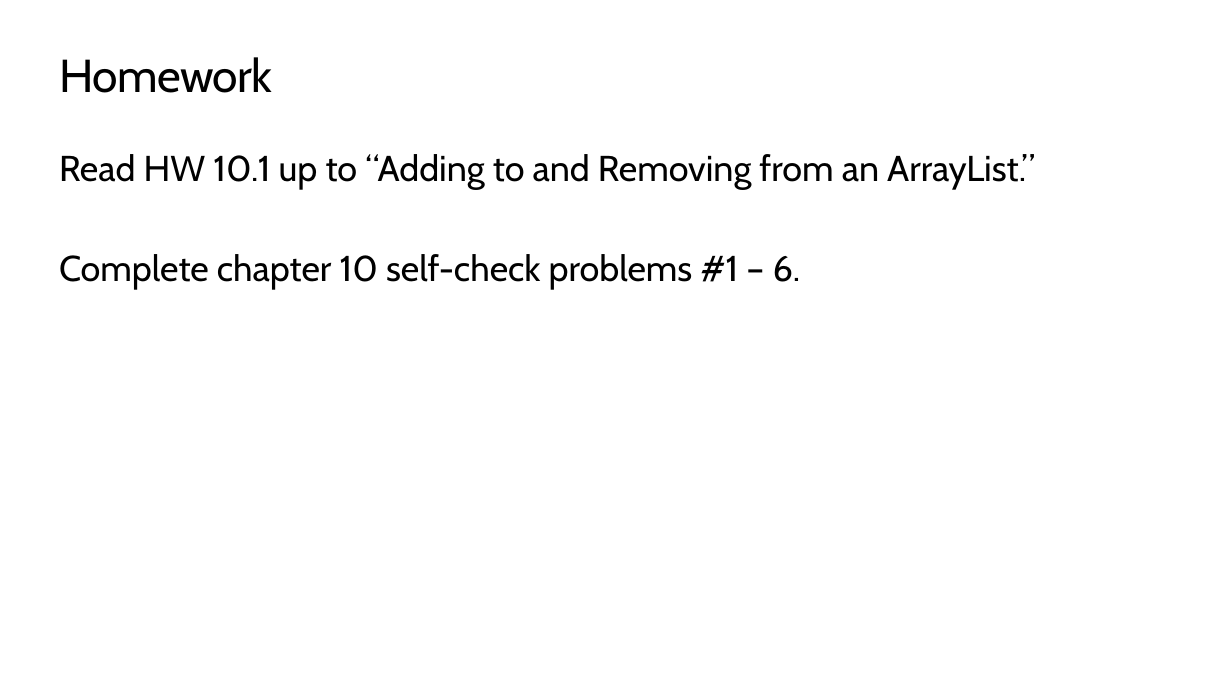
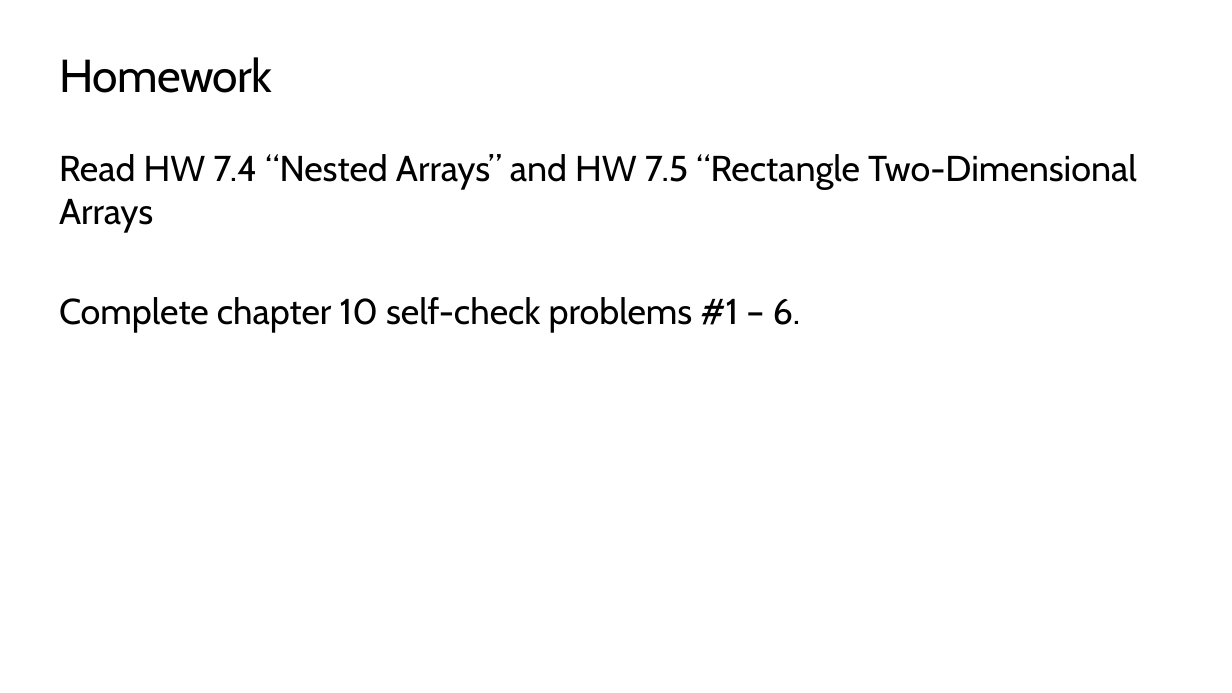
Before and after one commit to TEALSK12/apcsa-public, a slide deck: slide 64 of curriculum/Unit4/Unit4.pptx. Drawn at 1232x693 pixels with LibreOffice and Linux fonts; fonts in the diff are those of the drawing; background and template pictures are left out. Boxes give left, top, right and bottom in pixels: in the first picture for what was removed or moved away, otherwise in the second. Text is boxed around its words. In the diff, an @@ line names an element or a change of style, - is before the commit and + after.

```diff
--- a/curriculum/Unit4/Unit4.pptx
+++ b/curriculum/Unit4/Unit4.pptx
@@ text at bbox=[59, 154, 1137, 232]: text changed @@
-Read HW 10.1 up to “Adding to and Removing from an ArrayList.”
+Read HW 7.4 “Nested Arrays” and HW 7.5 “Rectangle Two-Dimensional Arrays
```
Also in this commit, not shown: 10 other slides changed, 2 other files.
